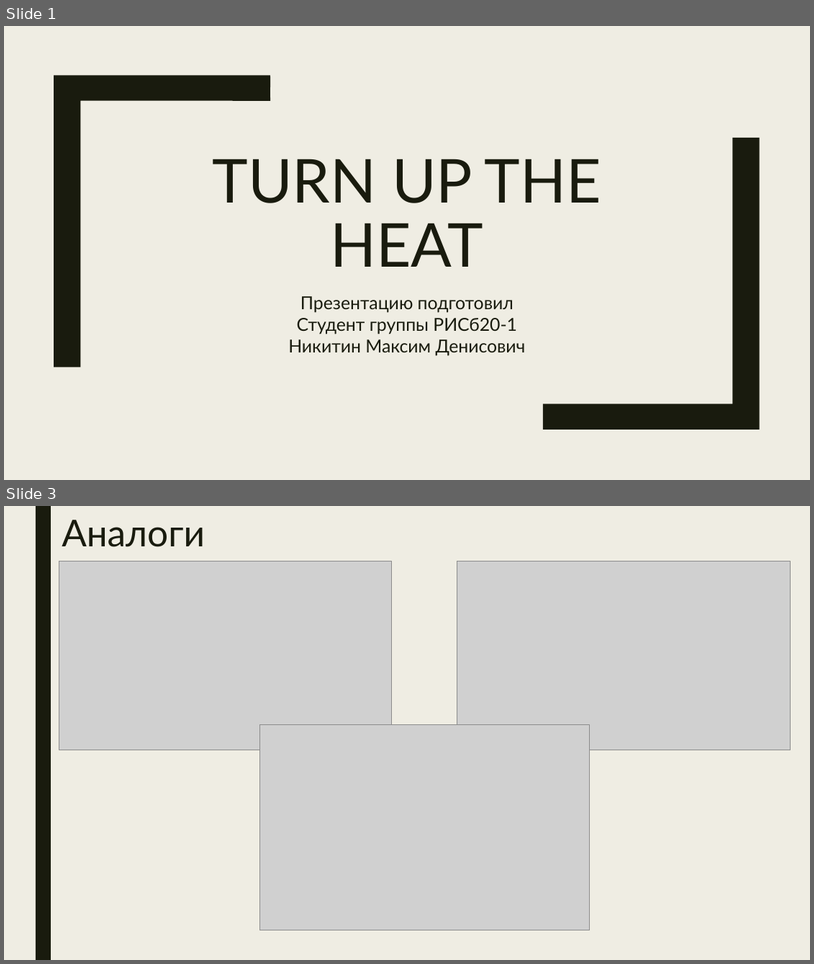
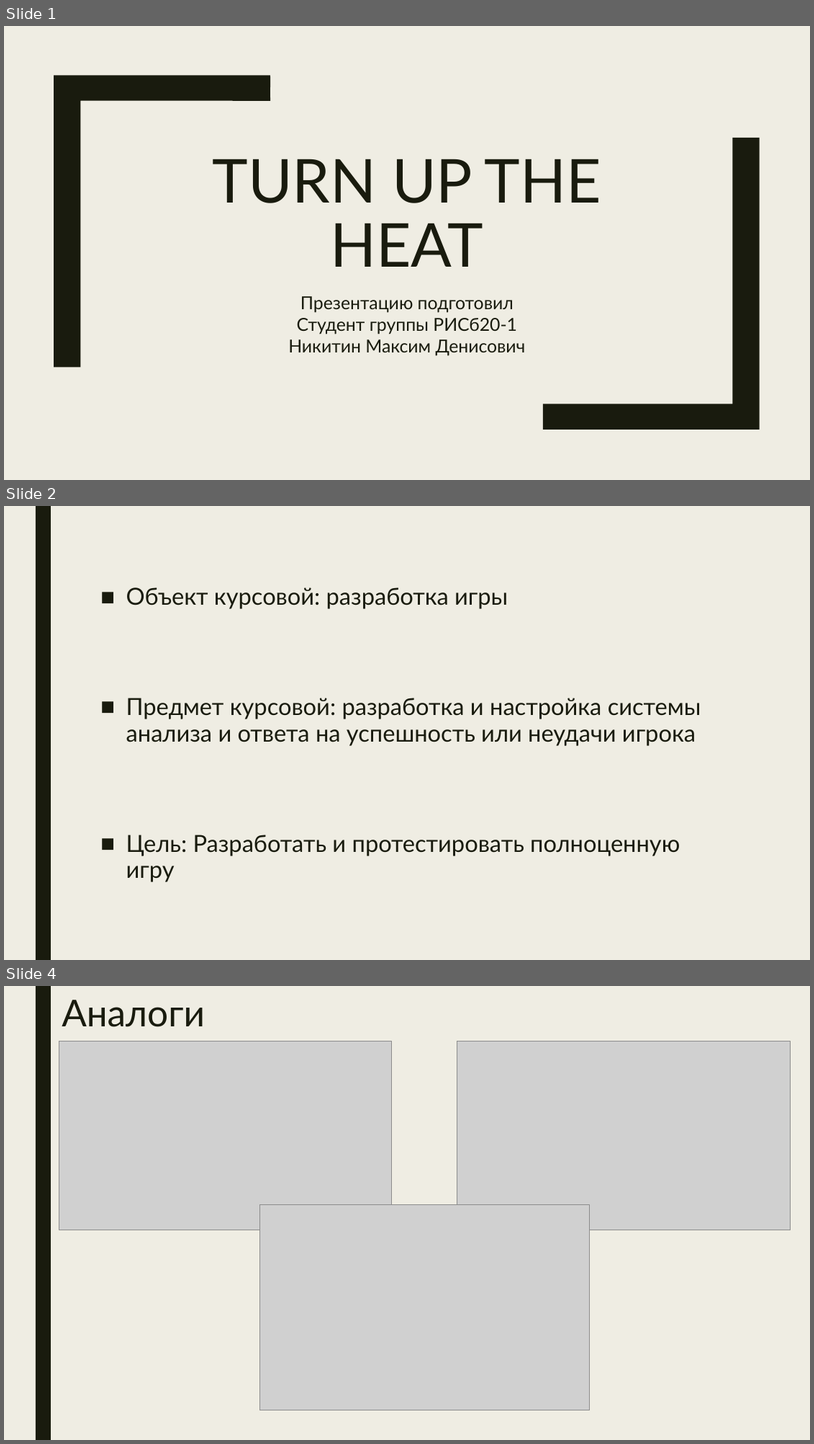
Before and after one commit to NikitinMaksim/Coursework_2023, a slide deck: Никитин_курсовая.pptx. Shown one above the other, each under a label of ours: slides 1 and 3 before the commit, slides 1, 2 and 4 after it; the slides between them are not shown. The pictures are 814x964 and 814x1444 pixels, drawn with LibreOffice and Linux fonts; fonts in the diff are those of the drawing; grey boxes stand for pictures. Boxes give left, top, right and bottom in pixels: in the first picture for what was removed or moved away, otherwise in the second. Text is boxed around its words. In the diff, an @@ line names an element or a change of style, - is before the commit and + after.

```diff
--- a/Никитин_курсовая.pptx
+++ b/Никитин_курсовая.pptx
@@ slide 2 added at (x1=4, y1=506, x2=810, y2=960), background #EFEDE3; not listed: 1 template element that a slide beside it also shows @@
@@ text added at (x1=126, y1=587, x2=702, y2=882), 28 pt, text #191B0E @@
+■ Объект курсовой: разработка игры
+■ Предмет курсовой: разработка и настройка системы анализа и ответа на успешность или неудачи игрока
+■ Цель: Разработать и протестировать полноценную игру
@@ what was slide 3 is now slide 4 @@
```
Also in this commit, not shown: 1 other slide added, 1 slide removed.
